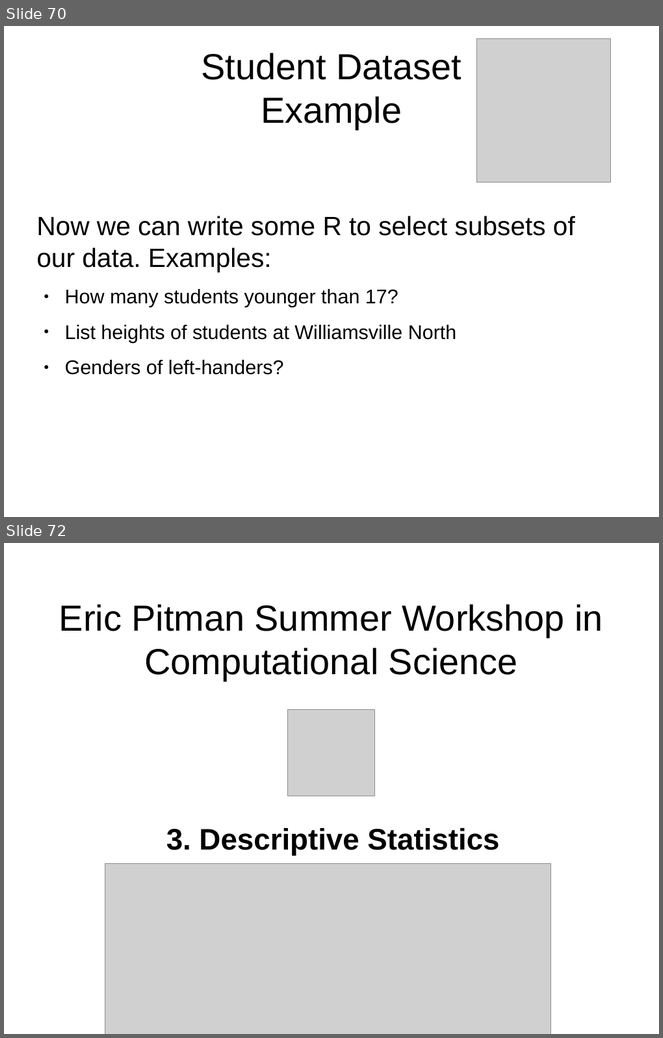
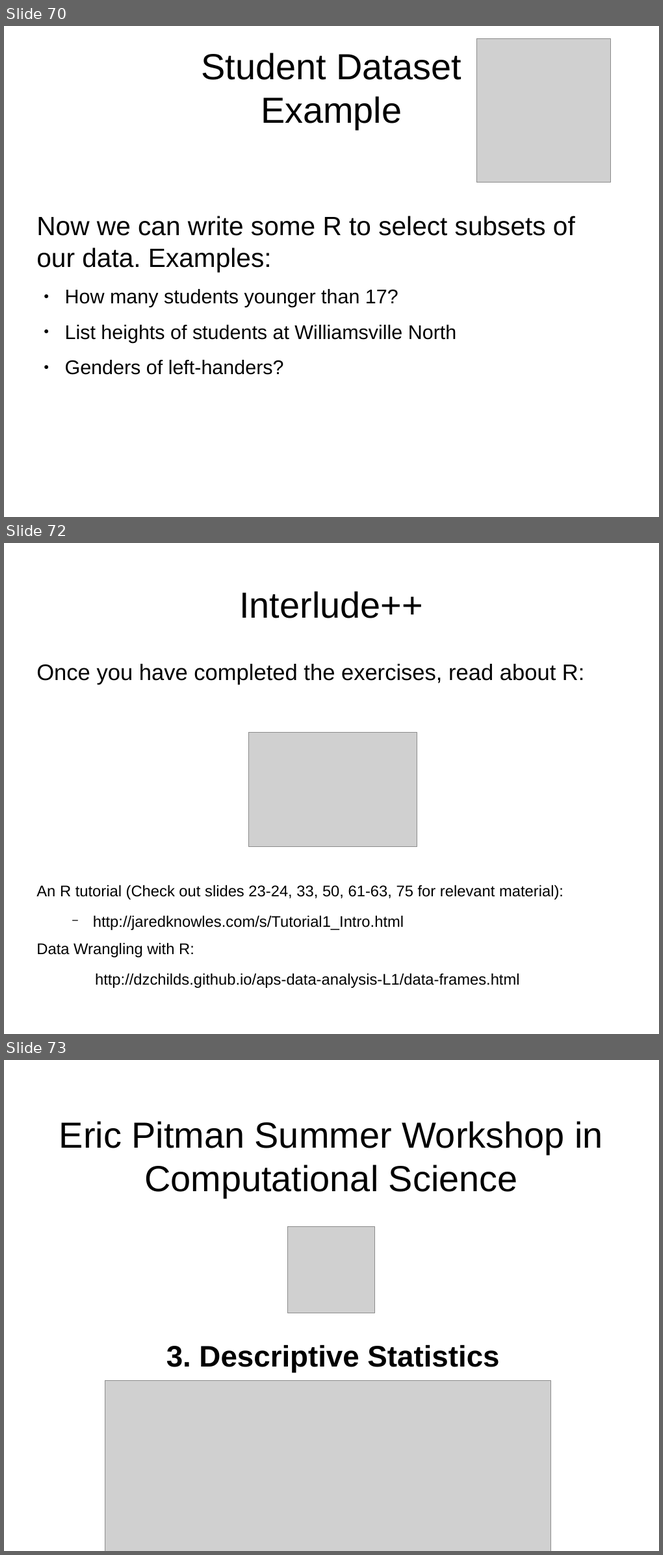
Before and after one commit to ubccr/hsws, a slide deck: slides/R-intro-slideset.odp. Shown one above the other, each under a label of ours: slides 70 and 72 before the commit, slides 70, 72 and 73 after it; the slides between them are not shown. The pictures are 663x1038 and 663x1555 pixels, drawn with LibreOffice and Linux fonts; fonts in the diff are those of the drawing; grey boxes stand for pictures. Boxes give left, top, right and bottom in pixels: in the first picture for what was removed or moved away, otherwise in the second. Text is boxed around its words. In the diff, an @@ line names an element or a change of style, - is before the commit and + after.

```diff
--- a/slides/R-intro-slideset.odp
+++ b/slides/R-intro-slideset.odp
@@ slide 72 added at (4, 543, 659, 1034), background #FFFFFF @@
@@ title added at (239, 591, 423, 618), 44 pt, text #000000 @@
+Interlude++
@@ text added at (36, 664, 585, 988), 18.7 pt, text #000000 @@
+Once you have completed the exercises, read about R:
+An R tutorial (Check out slides 23-24, 33, 50, 61-63, 75 for relevant material):
+  − http://jaredknowles.com/s/Tutorial1_Intro.html
+Data Wrangling with R:
+http://dzchilds.github.io/aps-data-analysis-L1/data-frames.html
@@ picture added at (249, 732, 417, 847) @@
@@ what was slide 72 is now slide 73 @@
```
Also in this commit, not shown: 11 slides changed, 2 other slides added, 10 other files.
